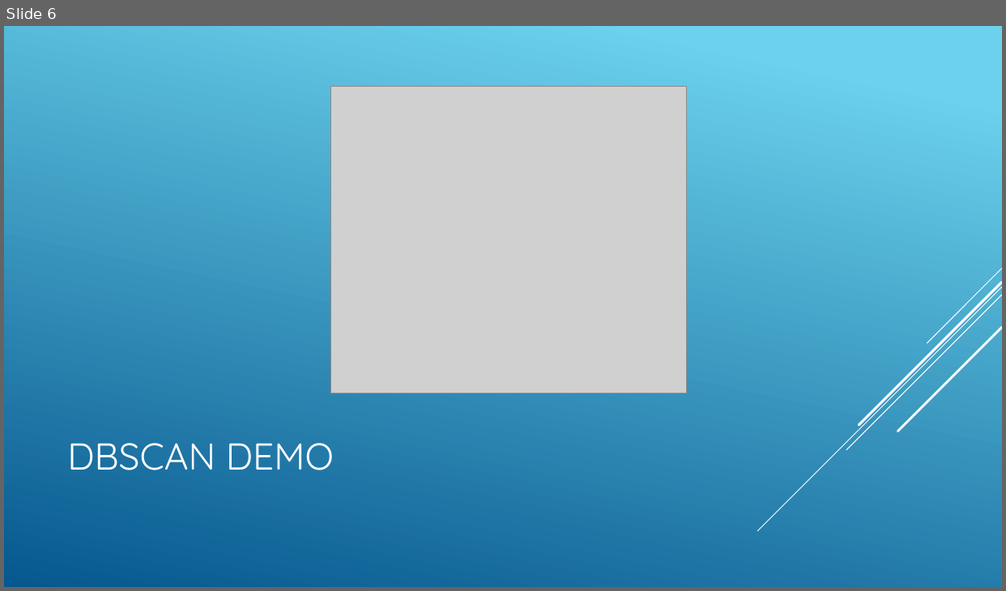
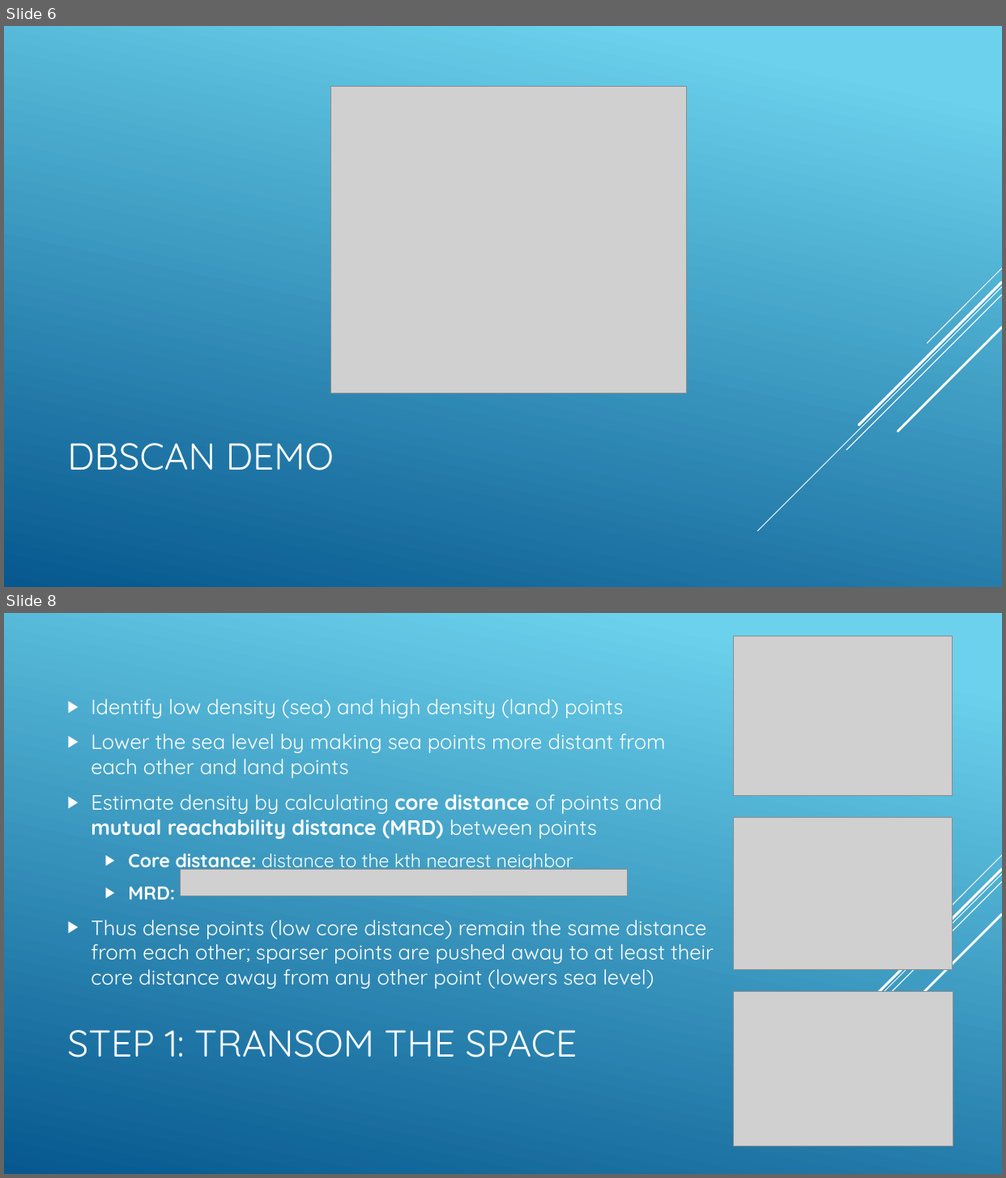
Before and after one commit to Vardominator/SorinLab, a slide deck: Talks/6_28_17/DensityBasedClustering.pptx. Shown one above the other, each under a label of ours: slide 6 before the commit, slides 6 and 8 after it; the slides between them are not shown. The pictures are 1006x591 and 1006x1178 pixels, drawn with LibreOffice and Linux fonts; fonts in the diff are those of the drawing; grey boxes stand for pictures. Boxes give left, top, right and bottom in pixels: in the first picture for what was removed or moved away, otherwise in the second. Text is boxed around its words. In the diff, an @@ line names an element or a change of style, - is before the commit and + after.

```diff
--- a/Talks/6_28_17/DensityBasedClustering.pptx
+++ b/Talks/6_28_17/DensityBasedClustering.pptx
@@ slide 8 added at [4, 613, 1002, 1174], background gradient #6ED2EB to #06588E; not listed: 5 template elements that a slide beside it also shows @@
@@ picture added at [734, 636, 953, 796] @@
@@ text added at [91, 699, 714, 989], 20 pt, text #FFFFFF @@
+▶ Identify low density (sea) and high density (land) points
+▶ Lower the sea level by making sea points more distant from each other and land points
+▶ Estimate density by calculating core distance of points and mutual reachability distance (MRD) between points
+  ▶ Core distance: distance to the kth nearest neighbor
+  ▶ MRD:
+▶ Thus dense points (low core distance) remain the same distance from each other; sparser points are pushed away to at least their core distance away from any other point (lowers sea level)
@@ picture added at [734, 817, 953, 970] @@
@@ picture added at [180, 870, 627, 896] @@
@@ picture added at [734, 992, 953, 1147] @@
@@ title added at [67, 1030, 577, 1058], 36 pt, text #FFFFFF @@
+STEP 1: TRANSOM THE SPACE
```
Also in this commit, not shown: 5 other slides added, 2 other files.
